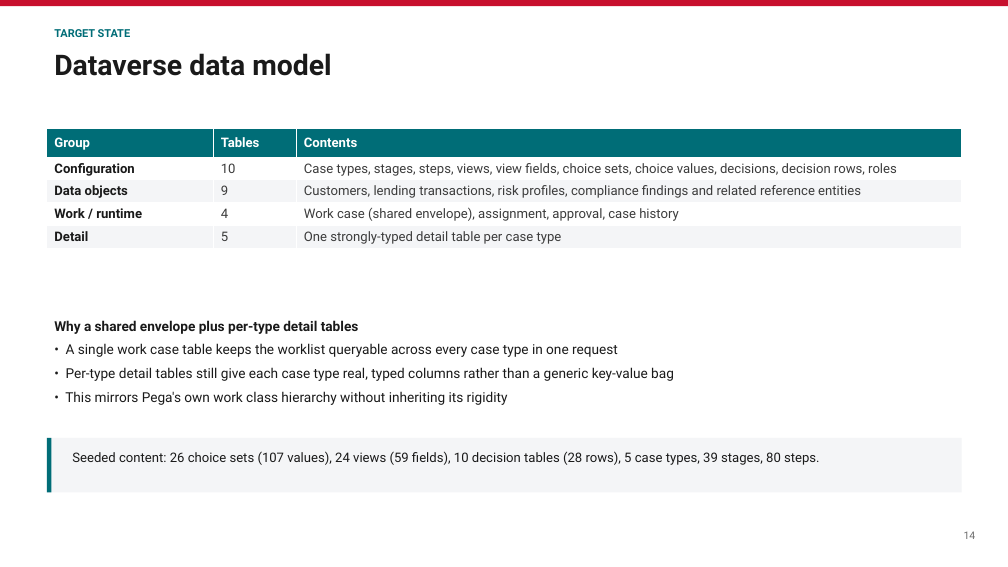
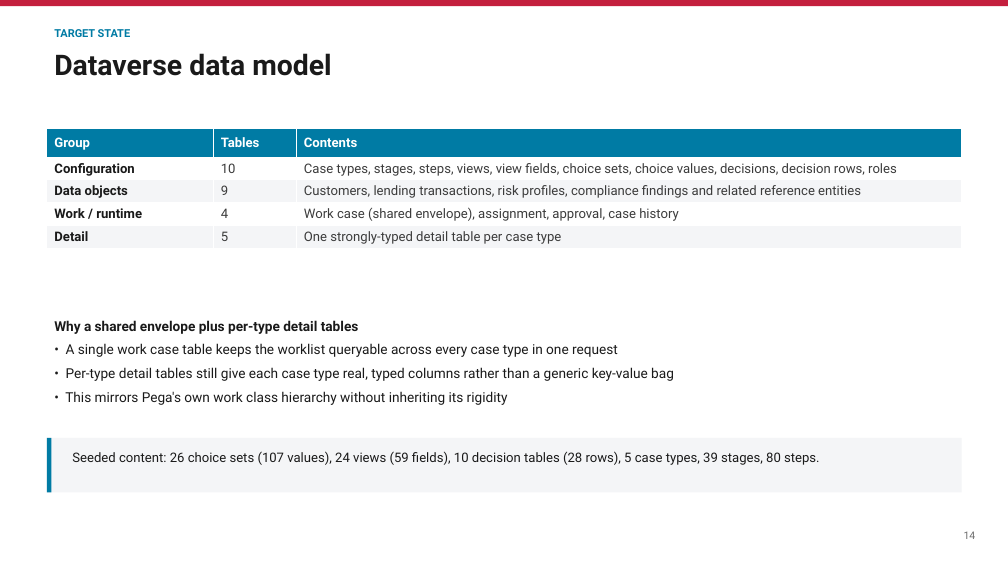
Before and after one commit to parclarke/LDD, a slide deck: slide 14 of lending-due-diligence-app/docs/Pega-to-PowerPlatform-Migration-PoC.pptx. Drawn at 1008x567 pixels with LibreOffice and Linux fonts; fonts in the diff are those of the drawing. Boxes give left, top, right and bottom in pixels: in the first picture for what was removed or moved away, otherwise in the second. Text is boxed around its words. In the diff, an @@ line names an element or a change of style, - is before the commit and + after.

```diff
--- a/lending-due-diligence-app/docs/Pega-to-PowerPlatform-Migration-PoC.pptx
+++ b/lending-due-diligence-app/docs/Pega-to-PowerPlatform-Migration-PoC.pptx
@@ rectangle at [0, 0, 1008, 6]: fill #C8102E to #C41F3E @@
@@ text "TARGET STATE" at [54, 29, 131, 37]: text colour #006D77 to #007BA4 @@
@@ table at [47, 129, 962, 248] @@
@@ fill #006D77 to #007BA4 in row 1 @@
@@ rectangle at [47, 438, 51, 492]: fill #006D77 to #007BA4 @@
```
Also in this commit, not shown: 53 other slides changed, 4 other files.
